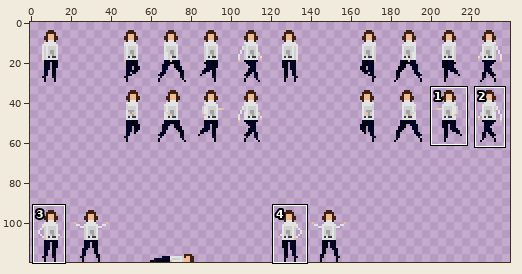
Two states of a sprite sheet, src/sprites/luma.png. Above, an overview of the earlier version with the close-up marked.
Close-up. The starting point:
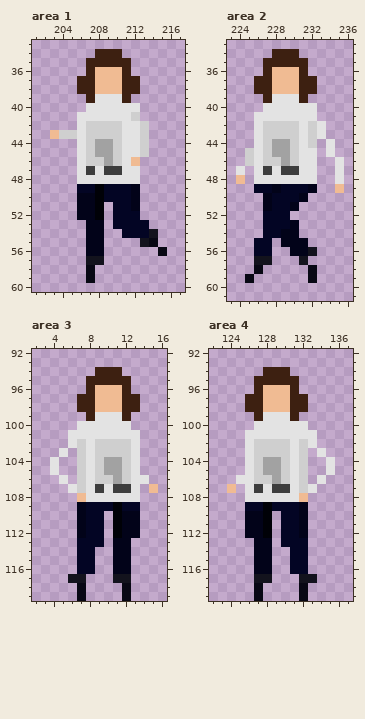
The file is 240x120 pixels. Shown: area 1: x 201..217, y 33..60; area 2: x 223..236, y 33..61; area 3: x 2..16, y 92..119; area 4: x 122..137, y 92..119. The commit also changed other parts of the picture, which this record leaves out.
Now the later version:
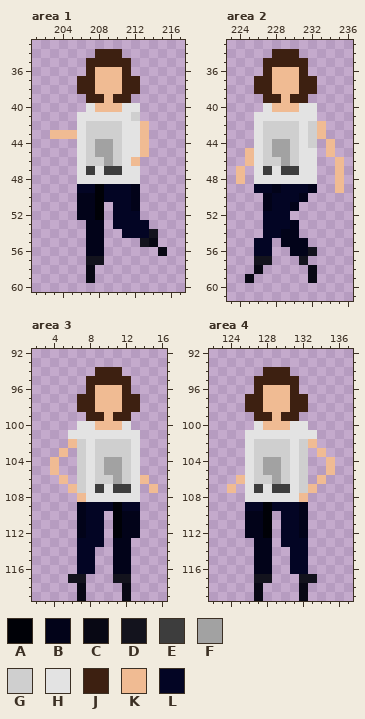
Palette (. is transparent): A #000107  B #020319  C #080814  D #13131d  E #3d3d3d  F #a2a2a2  G #cfcfcf  H #e3e3e3  J #3d2011  K #f0bb93  L #030524
What changed:
Changed rows in their new state; - is an unchanged pixel.
Area 1:
first column x 204:
39 ----JKJ---
40 ----KKK---
42 ---------K
43 KK-------K
44 ---------K
45 ---------K
Area 2:
first column x 224:
39 ----JKJ-----
40 ----KKK-----
42 ---------K--
43 ---------K--
44 ----------K-
45 -K--------K-
46 -K---------K
47 K----------K
48 -----------K
Area 3:
first column x 4:
 99 -----JKJ---
100 -----KKK---
102 --K--------
103 -K---------
104 K----------
105 K----------
106 -K--------K
107 --K--------
Area 4:
first column x 125:
 99 ---JKJ-----
100 ---KKK-----
102 --------K--
103 ---------K-
104 ----------K
105 ----------K
106 K--------K-
107 --------K--
Where, in picture pixels (left, top, right, bottom), the same in both close-ups:
changed: (59, 94, 149, 157)
changed: (272, 94, 344, 184)
changed: (236, 148, 254, 175)
changed: (50, 412, 122, 493)
changed: (140, 475, 149, 484)
changed: (263, 412, 335, 493)
changed: (236, 475, 245, 484)
